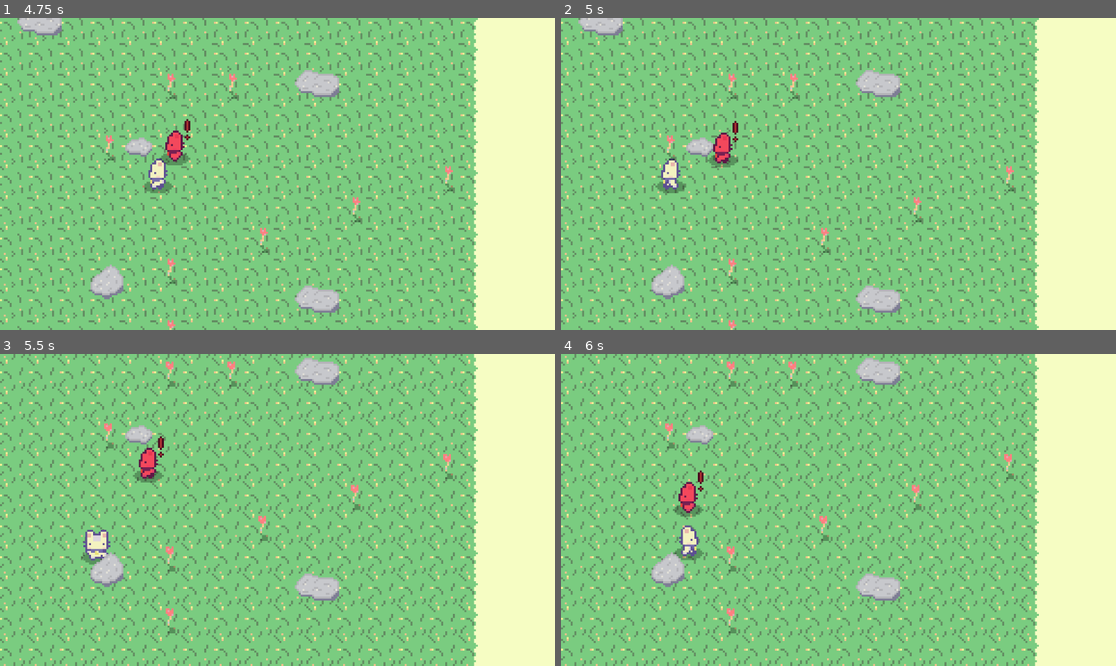
Above: before the commit, frames 1-4 (two rows, left to right).
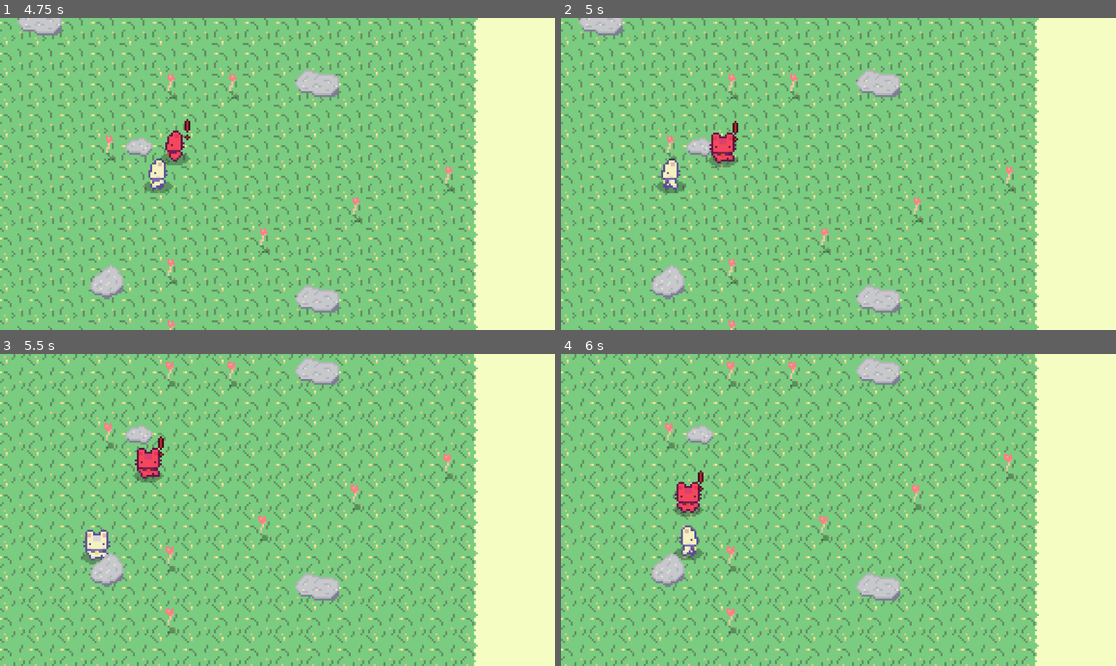
Above: after the commit, the same moments.

Repository: MrShurukan/GodotStateMachine
Game: Godot game, scene res://main.tscn
Same seed, same stepped clock (60 frames per second), same inputs: the game is played once before the commit and once after it.
Inputs:
- Up to frame 1 (4.75 s): hold D (right) 0.53-1.28 s; hold S (down) 1.28-2.03 s; hold D (right) 2.03-2.78 s; hold W (up) 2.78-3.53 s; hold A (left) from 3.53 s (still down)
- Up to frame 2 (5 s): keep holding A (left)
- Up to frame 3 (5.5 s): release A (left) at 5.03 s; hold S (down) from 5.03 s (still down)
- Up to frame 4 (6 s): release S (down) at 5.78 s; hold D (right) from 5.78 s (still down)

Frame 1 is identical in both runs. In frame 2, 0.2% of the frame differs, in the area x 26-32%, y 36-47%; in frame 3, 0.2%; in frame 4, 0.3%, in the area x 20-26%, y 40-52%.

Commit message:
Починил анимацию для противника при ходьбе вниз

Diff:
--- a/enemy.gd
+++ b/enemy.gd
@@ -25,7 +25,7 @@
 	elif -135 < angle and angle <= -45:
 		animation_player.play("walk_forward")
 		lastDirection = "forward"
-	elif (0 < angle and angle <= 180) or (0 > angle and angle >= -180):
+	elif (135 < angle and angle <= 180) or (-135 > angle and angle >= -180):
 		animation_player.play("walk_left")
 		lastDirection = "left"
 	elif 45 < angle and angle <= 135:
--- a/player.tscn
+++ b/player.tscn
@@ -8,6 +8,140 @@
 radius = 5.0
 height = 16.0
 
+[sub_resource type="Animation" id="Animation_4imeo"]
+length = 0.001
+tracks/0/type = "value"
+tracks/0/imported = false
+tracks/0/enabled = true
+tracks/0/path = NodePath("PlayerSprite:frame")
+tracks/0/interp = 1
+tracks/0/loop_wrap = true
+tracks/0/keys = {
+"times": PackedFloat32Array(0),
+"transitions": PackedFloat32Array(1),
+"update": 1,
+"values": [12]
+}
+
+[sub_resource type="Animation" id="Animation_0burf"]
+resource_name = "idle_backward"
+length = 0.4
+loop_mode = 1
+tracks/0/type = "value"
+tracks/0/imported = false
+tracks/0/enabled = true
+tracks/0/path = NodePath("PlayerSprite:frame")
+tracks/0/interp = 1
+tracks/0/loop_wrap = true
+tracks/0/keys = {
+"times": PackedFloat32Array(0, 0.2),
+"transitions": PackedFloat32Array(1, 1),
+"update": 1,
+"values": [0, 1]
+}
+
+[sub_resource type="Animation" id="Animation_cybgo"]
+resource_name = "idle_forward"
+length = 0.4
+loop_mode = 1
+tracks/0/type = "value"
+tracks/0/imported = false
+tracks/0/enabled = true
+tracks/0/path = NodePath("PlayerSprite:frame")
+tracks/0/interp = 1
+tracks/0/loop_wrap = true
+tracks/0/keys = {
+"times": PackedFloat32Array(0, 0.2),
+"transitions": PackedFloat32Array(1, 1),
+"update": 1,
+"values": [4, 5]
+}
+
+[sub_resource type="Animation" id="Animation_jxupm"]
+resource_name = "idle_left"
+length = 0.4
+loop_mode = 1
+tracks/0/type = "value"
+tracks/0/imported = false
+tracks/0/enabled = true
+tracks/0/path = NodePath("PlayerSprite:frame")
+tracks/0/interp = 1
+tracks/0/loop_wrap = true
+tracks/0/keys = {
+"times": PackedFloat32Array(0, 0.2),
+"transitions": PackedFloat32Array(1, 1),
+"update": 1,
+"values": [8, 9]
+}
+
+[sub_resource type="Animation" id="Animation_vgr85"]
+resource_name = "idle_right"
+length = 0.4
+loop_mode = 1
+tracks/0/type = "value"
+tracks/0/imported = false
+tracks/0/enabled = true
+tracks/0/path = NodePath("PlayerSprite:frame")
+tracks/0/interp = 1
+tracks/0/loop_wrap = true
+tracks/0/keys = {
+"times": PackedFloat32Array(0, 0.2),
+"transitions": PackedFloat32Array(1, 1),
+"update": 1,
+"values": [12, 13]
+}
+
+[sub_resource type="Animation" id="Animation_md0ec"]
+resource_name = "walk_backward"
+length = 0.2
+loop_mode = 1
+tracks/0/type = "value"
+tracks/0/imported = false
+tracks/0/enabled = true
+tracks/0/path = NodePath("PlayerSprite:frame")
+tracks/0/interp = 1
+tracks/0/loop_wrap = true
+tracks/0/keys = {
+"times": PackedFloat32Array(0, 0.1),
+"transitions": PackedFloat32Array(1, 1),
+"update": 1,
+"values": [2, 3]
+}
+
+[sub_resource type="Animation" id="Animation_mic82"]
+resource_name = "walk_forward"
+length = 0.2
+loop_mode = 1
+tracks/0/type = "value"
+tracks/0/imported = false
+tracks/0/enabled = true
+tracks/0/path = NodePath("PlayerSprite:frame")
+tracks/0/interp = 1
+tracks/0/loop_wrap = true
+tracks/0/keys = {
+"times": PackedFloat32Array(0, 0.1),
+"transitions": PackedFloat32Array(1, 1),
+"update": 1,
+"values": [6, 7]
+}
+
+[sub_resource type="Animation" id="Animation_uuks3"]
+resource_name = "walk_left"
+length = 0.2
+loop_mode = 1
+tracks/0/type = "value"
+tracks/0/imported = false
+tracks/0/enabled = true
+tracks/0/path = NodePath("PlayerSprite:frame")
+tracks/0/interp = 1
+tracks/0/loop_wrap = true
+tracks/0/keys = {
+"times": PackedFloat32Array(0, 0.1),
+"transitions": PackedFloat32Array(1, 1),
+"update": 1,
+"values": [10, 11]
+}
+
 [sub_resource type="Animation" id="Animation_v5o2a"]
 resource_name = "walk_right"
 length = 0.2
@@ -23,140 +157,6 @@
 "transitions": PackedFloat32Array(1, 1),
 "update": 1,
 "values": [14, 15]
-}
-
-[sub_resource type="Animation" id="Animation_4imeo"]
-length = 0.001
-tracks/0/type = "value"
-tracks/0/imported = false
-tracks/0/enabled = true
-tracks/0/path = NodePath("PlayerSprite:frame")
-tracks/0/interp = 1
-tracks/0/loop_wrap = true
-tracks/0/keys = {
-"times": PackedFloat32Array(0),
-"transitions": PackedFloat32Array(1),
-"update": 1,
-"values": [12]
-}
-
-[sub_resource type="Animation" id="Animation_uuks3"]
-resource_name = "walk_left"
-length = 0.2
-loop_mode = 1
-tracks/0/type = "value"
-tracks/0/imported = false
-tracks/0/enabled = true
-tracks/0/path = NodePath("PlayerSprite:frame")
-tracks/0/interp = 1
-tracks/0/loop_wrap = true
-tracks/0/keys = {
-"times": PackedFloat32Array(0, 0.1),
-"transitions": PackedFloat32Array(1, 1),
-"update": 1,
-"values": [10, 11]
-}
-
-[sub_resource type="Animation" id="Animation_mic82"]
-resource_name = "walk_forward"
-length = 0.2
-loop_mode = 1
-tracks/0/type = "value"
-tracks/0/imported = false
-tracks/0/enabled = true
-tracks/0/path = NodePath("PlayerSprite:frame")
-tracks/0/interp = 1
-tracks/0/loop_wrap = true
-tracks/0/keys = {
-"times": PackedFloat32Array(0, 0.1),
-"transitions": PackedFloat32Array(1, 1),
-"update": 1,
-"values": [6, 7]
-}
-
-[sub_resource type="Animation" id="Animation_md0ec"]
-resource_name = "walk_backward"
-length = 0.2
-loop_mode = 1
-tracks/0/type = "value"
-tracks/0/imported = false
-tracks/0/enabled = true
-tracks/0/path = NodePath("PlayerSprite:frame")
-tracks/0/interp = 1
-tracks/0/loop_wrap = true
-tracks/0/keys = {
-"times": PackedFloat32Array(0, 0.1),
-"transitions": PackedFloat32Array(1, 1),
-"update": 1,
-"values": [2, 3]
-}
-
-[sub_resource type="Animation" id="Animation_vgr85"]
-resource_name = "idle_right"
-length = 0.4
-loop_mode = 1
-tracks/0/type = "value"
-tracks/0/imported = false
-tracks/0/enabled = true
-tracks/0/path = NodePath("PlayerSprite:frame")
-tracks/0/interp = 1
-tracks/0/loop_wrap = true
-tracks/0/keys = {
-"times": PackedFloat32Array(0, 0.2),
-"transitions": PackedFloat32Array(1, 1),
-"update": 1,
-"values": [12, 13]
-}
-
-[sub_resource type="Animation" id="Animation_jxupm"]
-resource_name = "idle_left"
-length = 0.4
-loop_mode = 1
-tracks/0/type = "value"
-tracks/0/imported = false
-tracks/0/enabled = true
-tracks/0/path = NodePath("PlayerSprite:frame")
-tracks/0/interp = 1
-tracks/0/loop_wrap = true
-tracks/0/keys = {
-"times": PackedFloat32Array(0, 0.2),
-"transitions": PackedFloat32Array(1, 1),
-"update": 1,
-"values": [8, 9]
-}
-
-[sub_resource type="Animation" id="Animation_cybgo"]
-resource_name = "idle_forward"
-length = 0.4
-loop_mode = 1
-tracks/0/type = "value"
-tracks/0/imported = false
-tracks/0/enabled = true
-tracks/0/path = NodePath("PlayerSprite:frame")
-tracks/0/interp = 1
-tracks/0/loop_wrap = true
-tracks/0/keys = {
-"times": PackedFloat32Array(0, 0.2),
-"transitions": PackedFloat32Array(1, 1),
-"update": 1,
-"values": [4, 5]
-}
-
-[sub_resource type="Animation" id="Animation_0burf"]
-resource_name = "idle_backward"
-length = 0.4
-loop_mode = 1
-tracks/0/type = "value"
-tracks/0/imported = false
-tracks/0/enabled = true
-tracks/0/path = NodePath("PlayerSprite:frame")
-tracks/0/interp = 1
-tracks/0/loop_wrap = true
-tracks/0/keys = {
-"times": PackedFloat32Array(0, 0.2),
-"transitions": PackedFloat32Array(1, 1),
-"update": 1,
-"values": [0, 1]
 }
 
 [sub_resource type="AnimationLibrary" id="AnimationLibrary_dtoir"]
